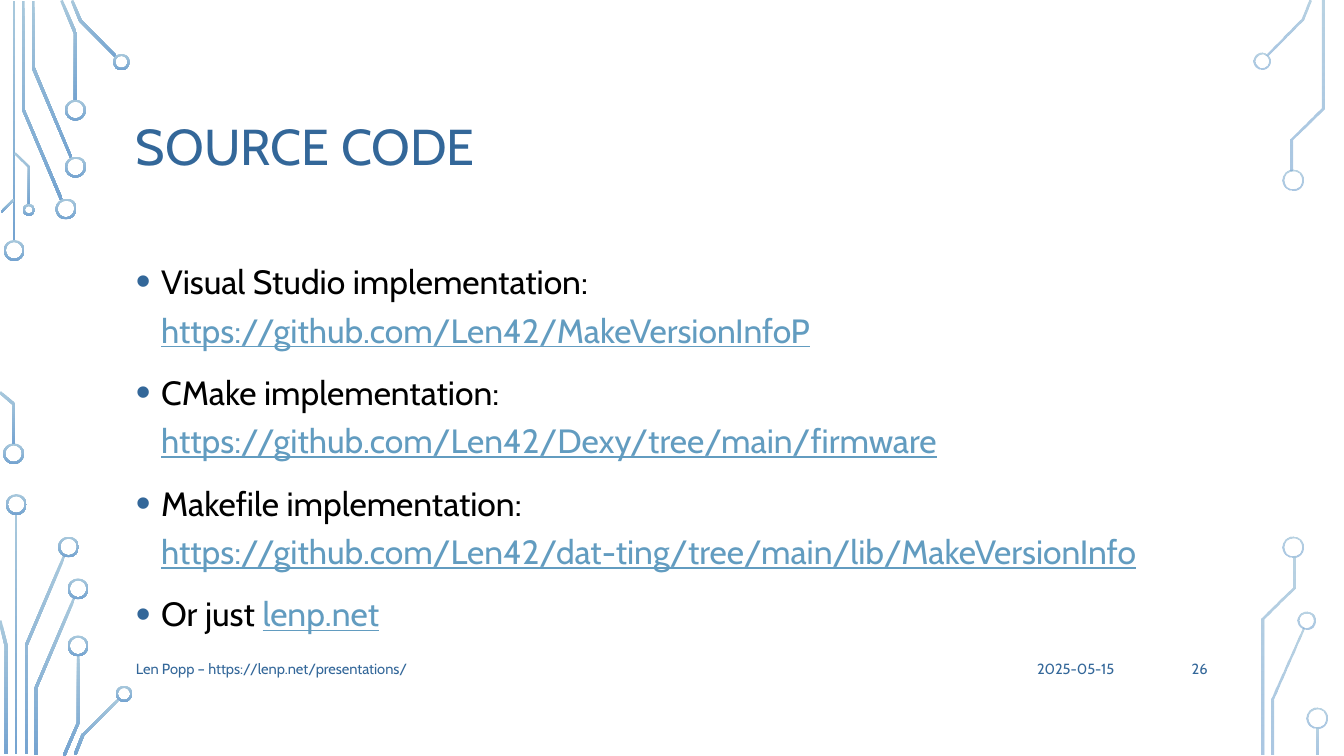
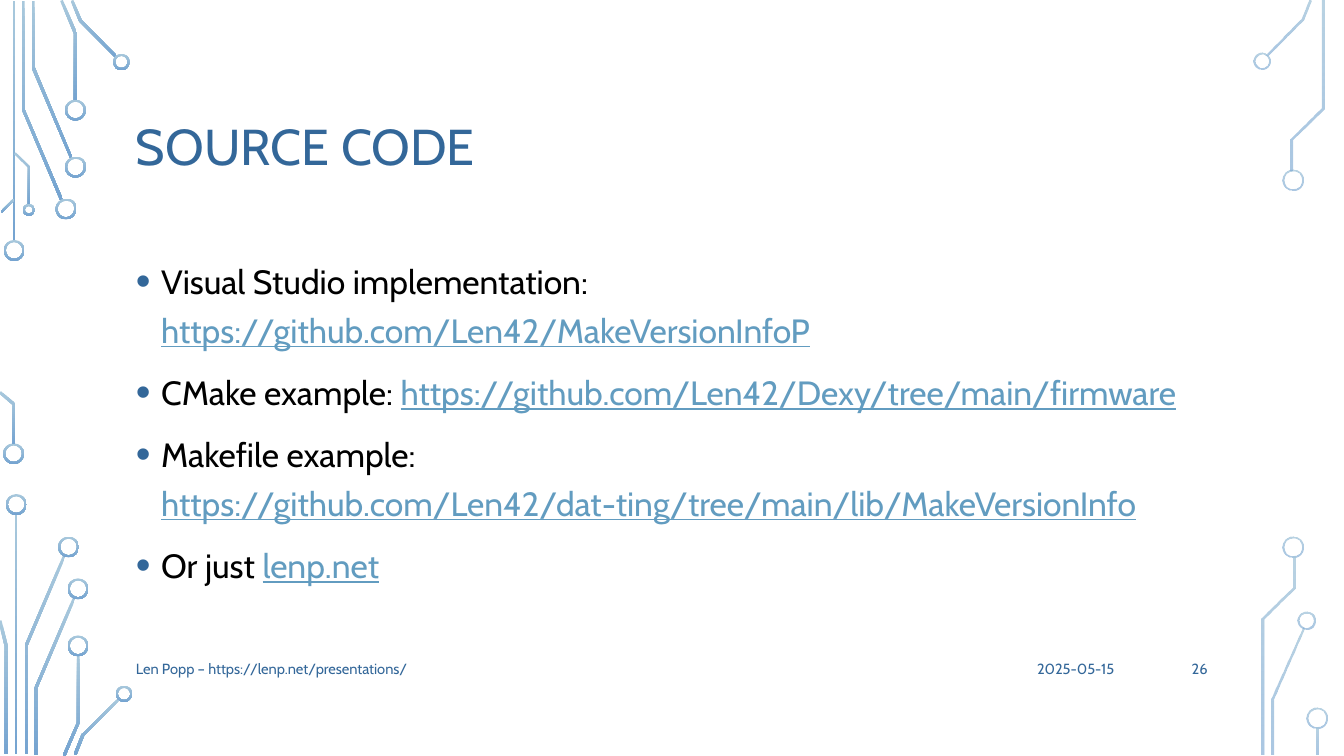
Before and after one commit to Len42/presentations, a slide deck: slide 26 of MakeVersionInfo/MakeVersionInfo.pptx. Drawn at 1344x756 pixels with LibreOffice and Linux fonts; fonts in the diff are those of the drawing; background and template pictures are left out. Boxes give left, top, right and bottom in pixels: in the first picture for what was removed or moved away, otherwise in the second. Text is boxed around its words. In the diff, an @@ line names an element or a change of style, - is before the commit and + after.

Commit message:
MakeVersionInfo: change a couple words

```diff
--- a/MakeVersionInfo/MakeVersionInfo.pptx
+++ b/MakeVersionInfo/MakeVersionInfo.pptx
@@ text at [161,379,1177,524]: text changed @@
-• CMake implementation: https://github.com/Len42/Dexy/tree/main/firmware
-• Makefile implementation: https://github.com/Len42/dat-ting/tree/main/lib/MakeVersionInfo
+• CMake example: https://github.com/Len42/Dexy/tree/main/firmware
+• Makefile example: https://github.com/Len42/dat-ting/tree/main/lib/MakeVersionInfo
```
